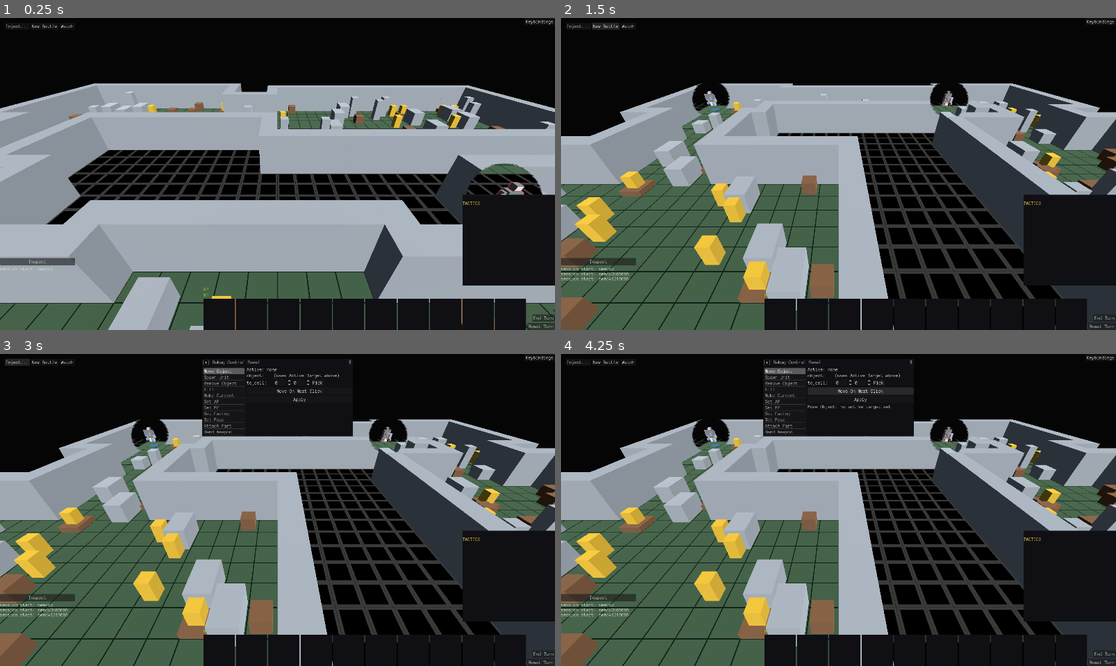
Above: before the commit, frames 1-4 (two rows, left to right).
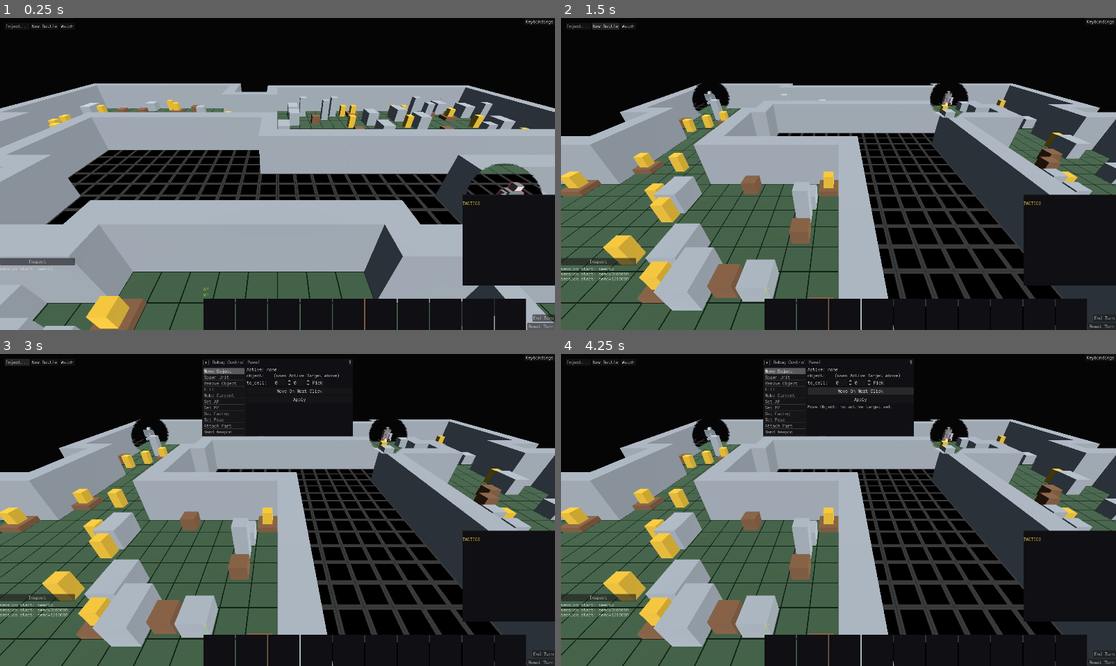
Above: after the commit, the same moments.

Repository: NotUserFriendly/HulkBreakers
Game: Godot game, scene res://src/view/battle_scene.tscn
Two runs of this game, one before a commit and one after it. Both use one fixed random seed, a clock stepped at 60 frames per second and the inputs below.
Inputs:
- Up to frame 1 (0.25 s): no input
- Up to frame 2 (1.5 s): click "New Battle" at 0.5 s; click "New Battle" at 1.25 s
- Up to frame 3 (3 s): click "Inspect" at 2 s; click "Inject..." at 2.75 s
- Up to frame 4 (4.25 s): click "Move On Next Click" at 3.5 s

The runs differ from the first frame. In frame 1, 6.6% of the frame differs, in the area x 0-100%, y 23-100%; in frame 2, 16%, in the area x 0-100%, y 24-100%; in frame 3, 16%; in frame 4, 16%.

Commit message:
Taskblock 37 Pass D (2/2): MapGen authors real levels
Raises a seeded fraction (RAISED_ROOM_PROBABILITY, flagged/tunable) of
carved rooms by one level, then connects each to the surrounding
ground-level network with exactly one RAMP tile -- "since climbing is
capability-gated and most units lack it, ramps are what make a raised
area generally reachable" (docs/PLAN.md). No deliberate climb-only
pockets are authored this pass.

Two real connectivity bugs found and fixed while making this hold
across many seeds, both pre-existing safety-net gaps this pass exposed
rather than introduced:

- _ensure_spawns_connected's emergency fallback force-opens a corridor
  via _set_open but never reset Grid.level -- if its forced path
  crossed a raised room, that crossing stayed climb-gated and the
  "fix" fixed nothing. _set_open now flattens level back to 0 too.
- _connect_with_a_ramp's ring-scan accepted any OPEN-terrain neighbor,
  but raising a room changes only its LEVEL, never its terrain -- a
  neighbor that was actually part of a DIFFERENT already-raised room
  still read as plain OPEN, so a ramp could bridge two level-1 areas
  together instead of connecting down to real ground. Now requires
  the candidate to be genuinely below RAISED_ROOM_LEVEL.

Even with both fixes, a single point-of-failure ramp is fragile:
_scatter_cover runs after ramp placement and can land cover squarely on
the one ordinary corridor tile leading into a room's ramp, sealing the
whole room behind it (the ramp tile itself can never be covered --
_scatter_cover only ever sees OPEN cells). New _repair_stranded_elevation
is the general safety net: flood from a real anchor with a non-climbing
Pathfinder (any unit without CLIMBER's own posture) and flatten any
OPEN cell it can't reach back to level 0 -- "ramps couldn't fix it"
becomes "don't raise it after all," never a silently broken island.
Runs after cover scatter specifically, since that's the failure mode
the first pass (right after _author_levels) can't see coming.

test_full_mission.gd's own seed re-picked (12369 -> 12373), same
established precedent this file already documents multiple times over
(cover blocking movement, wider corridors, AI LOF/flee changes, new
parts) -- MapGen authoring real elevation reshuffles the generated
layout outright, and no AI here can climb yet.

Diff:
--- a/src/logic/map_gen.gd
+++ b/src/logic/map_gen.gd
@@ -42,6 +42,12 @@
 const BARREL_PALLET_MAX_BARRELS: int = 4
 
 const SPAWN_ZONE_SIZE: int = 2
+## taskblock-37 Pass D: "MapGen authors real levels... ramps are what make
+## a raised area generally reachable" (docs/PLAN.md) — a flagged, tunable
+## fraction of carved rooms, not a design decision. One raised level only
+## (deep towers are a later authoring concern, not this pass's).
+const RAISED_ROOM_PROBABILITY: float = 0.35
+const RAISED_ROOM_LEVEL: int = 1
 
 
 static func generate(map_seed: int, width: int, rows: int) -> Grid:
@@ -58,7 +64,17 @@
 	var rooms: Array[Rect2i] = []
 	_split_and_carve(grid, Rect2i(Vector2i.ZERO, Vector2i(width, rows)), rng, rooms)
 
+	_author_levels(grid, rooms, rng)
+
 	_scatter_cover(grid, rng)
+
+	# taskblock-37 Pass D: repairs AFTER cover scatter, not before — a
+	# scattered blocker can land squarely on a raised room's own single
+	# ramp APPROACH (the ramp tile itself is never coverable, but the
+	# ordinary corridor cell leading into it still can be), sealing off
+	# the whole room with no redundant route. Checking before cover exists
+	# would miss exactly this failure mode.
+	_repair_stranded_elevation(grid, rooms)
 
 	var spawn_cells: Array = _place_spawn_zones(grid, rooms)
 	_ensure_spawns_connected(grid, spawn_cells[0], spawn_cells[1], rng)
@@ -146,6 +162,91 @@
 	return room.position + room.size / 2
 
 
+## taskblock-37 Pass D: raises a seeded subset of the already-carved rooms
+## by one level, then guarantees each is generally reachable — "since
+## climbing is capability-gated and most units lack it, ramps are what
+## make a raised area generally reachable" (docs/PLAN.md). Runs before
+## `_scatter_cover` so a scattered blocker never lands on the ramp cell
+## this stamps (`_scatter_cover` only ever sees plain `OPEN` cells, same
+## "runs before, sees only what's already there" posture spawn zones use).
+## `generate()` runs its own `_repair_stranded_elevation` pass AFTER cover
+## scatter too — see that function's own doc comment for why one pass
+## right here isn't enough on its own.
+static func _author_levels(grid: Grid, rooms: Array[Rect2i], rng: RandomNumberGenerator) -> void:
+	for room: Rect2i in rooms:
+		if rng.randf() >= RAISED_ROOM_PROBABILITY:
+			continue
+		for y in range(room.position.y, room.position.y + room.size.y):
+			for x in range(room.position.x, room.position.x + room.size.x):
+				grid.set_level(Vector2i(x, y), RAISED_ROOM_LEVEL)
+		_connect_with_a_ramp(grid, room)
+
+
+## General safety net, not another hand-chased special case: a raised
+## room's single ramp can still leave something stranded in topologies
+## `_connect_with_a_ramp` doesn't anticipate — a wide (`CORRIDOR_WIDTH_MIN`-
+## `_MAX`) corridor connecting two OTHER rooms happens to cross this one's
+## rect and gets raised right along with it, two raised rooms share their
+## only real ground-level neighbor and each leaves the other stranded, or
+## (the reason `generate()` calls this AFTER `_scatter_cover`, not just
+## once right after `_author_levels`) a scattered blocker lands on the
+## ordinary corridor cell leading into a room's own single ramp, sealing
+## the whole room behind it. Rather than chase every such shape by hand,
+## flood from a real anchor point with a non-climbing `Pathfinder` (the
+## same posture any unit without `CLIMBER` always has) and flatten any
+## `OPEN` cell it can't reach back to level 0 — "ramps couldn't fix it"
+## becomes "don't raise it after all," never a silently broken island.
+static func _repair_stranded_elevation(grid: Grid, rooms: Array[Rect2i]) -> void:
+	@warning_ignore("integer_division")
+	var anchor: Vector2i = rooms[0].position + rooms[0].size / 2
+	var pf := Pathfinder.new(grid, {Enums.TerrainType.WALL: -1.0})
+	var reachable: Array[Vector2i] = pf.reachable(anchor, INF)
+	var reachable_set: Dictionary = {}
+	for cell: Vector2i in reachable:
+		reachable_set[cell] = true
+	for y in range(grid.rows):
+		for x in range(grid.width):
+			var cell := Vector2i(x, y)
+			if grid.get_terrain(cell) == Enums.TerrainType.OPEN and not reachable_set.has(cell):
+				grid.set_level(cell, 0)
+
+
+## The first already-OPEN, genuinely LOWER-level cell in the ring
+## immediately surrounding `room` becomes a RAMP, its own `Grid.level` left
+## untouched (a ramp's level is authored at its LOWER endpoint, docs/
+## PLAN.md's own settled height model) — BSP corridor-carving already
+## guarantees every room borders at least one other open cell at ground
+## level, so this always finds one. One ramp is enough to make the whole
+## room generally reachable without climbing; the rest of its border can
+## stay a real, unramped ledge.
+##
+## Requires `get_level(cell) < RAISED_ROOM_LEVEL`, not just `OPEN` terrain
+## — raising a room changes its own cells' LEVEL only, never their
+## terrain, so an adjacent cell that's actually part of a DIFFERENT,
+## already-raised room still reads as plain `OPEN` too. Ramping a border
+## cell against one of those bridges two level-1 areas together instead
+## of connecting down to real ground level, silently stranding both rooms
+## from spawn even though each one technically "has a ramp."
+static func _connect_with_a_ramp(grid: Grid, room: Rect2i) -> void:
+	for y in range(room.position.y - 1, room.position.y + room.size.y + 1):
+		for x in range(room.position.x - 1, room.position.x + room.size.x + 1):
+			var cell := Vector2i(x, y)
+			var inside_room: bool = (
+				x >= room.position.x
+				and x < room.position.x + room.size.x
+				and y >= room.position.y
+				and y < room.position.y + room.size.y
+			)
+			if inside_room or not grid.in_bounds(cell):
+				continue
+			if grid.get_terrain(cell) != Enums.TerrainType.OPEN:
+				continue
+			if grid.get_level(cell) >= RAISED_ROOM_LEVEL:
+				continue
+			grid.set_terrain(cell, Enums.TerrainType.RAMP)
+			return
+
+
 static func _carve_corridor(
 	grid: Grid, a: Vector2i, b: Vector2i, rng: RandomNumberGenerator
 ) -> void:
@@ -184,12 +285,21 @@
 ## open but leaving a blocker sitting in it would still leave that "fix"
 ## corridor impassable (`Pathfinder.move_cost` now checks `blockers`
 ## too), defeating the whole safety net.
+## taskblock-37 Pass D: also flattens `Grid.level` back to 0 — a no-op
+## during the normal carve (nothing has been raised yet; `_author_levels`
+## runs after `_split_and_carve` finishes), but load-bearing for the SAME
+## forced-corridor fallback, which runs AFTER levels are authored: forcing
+## a cell open while leaving its level raised would leave the "fix"
+## corridor climb-gated at whatever raised room it happened to cross,
+## defeating the whole safety net exactly the same way an un-cleared
+## blocker would.
 static func _set_open(grid: Grid, cell: Vector2i) -> void:
 	if not grid.in_bounds(cell):
 		return
 	grid.set_terrain(cell, Enums.TerrainType.OPEN)
 	grid.set_opacity(cell, 0.0)
 	grid.blockers.erase(cell)
+	grid.set_level(cell, 0)
 
 
 ## taskblock-16 Pass B: cover used to be a single synthetic, permanent,
--- a/test/integration/test_full_mission.gd
+++ b/test/integration/test_full_mission.gd
@@ -74,7 +74,20 @@
 ## resolution (the world moved)" scenario entirely — never a stale
 ## queued action to abort against. Re-picked by the same brute-force
 ## search over nearby seeds: 12369.
-const SEED := 12369
+##
+## taskblock-37 Pass D: re-picked once more, same reason again — `MapGen`
+## now authors real elevation (docs/PLAN.md), which reshapes the
+## generated layout outright, the same "adding real content reshuffles a
+## fixed seed's whole draw sequence" pattern this file's own header
+## already documents for cover, corridor width, and part-pool composition
+## changes. No AI here can climb yet (`Shell.can_climb()` requires a
+## `CLIMBER` tag nothing authors — taskblock-37's own scope fence), so a
+## seed whose map happens to gate the objective or extraction zone behind
+## an unramped ledge would genuinely strand the mission; not this pass's
+## job to fix (Pass E's own view/legibility work, and any future AI climb
+## integration, are separate). Re-picked by the same brute-force search
+## over nearby seeds: 12373.
+const SEED := 12373
 const WIDTH := 24
 const HEIGHT := 16
 const TURN_CAP := 400
--- a/test/unit/logic/test_map_gen.gd
+++ b/test/unit/logic/test_map_gen.gd
@@ -36,15 +36,99 @@
 	)
 
 
-## taskblock-36 Pass D: "a fresh MapGen map is entirely level 0" —
-## `MapGen` writes 0 everywhere (it doesn't write anything at all;
-## `Grid.level`'s own default fill already is 0), the deliberately inert
-## half of this pass's own acceptance.
-func test_a_fresh_generated_map_is_entirely_level_zero() -> void:
-	var grid: Grid = MapGen.generate(42, WIDTH, HEIGHT)
+## taskblock-36 Pass D's own acceptance test claimed "a fresh MapGen map is
+## entirely level 0" — deliberately false as of taskblock-37 Pass D, which
+## exists specifically to make `MapGen` author real elevation (docs/PLAN.md
+## "MapGen authors real levels... until now it writes 0 everywhere").
+## Replaced by the two things that must hold now instead: a generated map
+## genuinely contains more than one level somewhere (across a spread of
+## seeds — `RAISED_ROOM_PROBABILITY` is seeded per room, not guaranteed on
+## any single one), and every raised area a real non-climbing unit could
+## need to reach is actually ramp-reachable from spawn, not silently
+## stranded.
+func test_a_generated_map_contains_more_than_one_level() -> void:
+	var found_a_raised_cell := false
+	for map_seed in range(SEED_COUNT):
+		var grid: Grid = MapGen.generate(map_seed, WIDTH, HEIGHT)
+		for y in range(grid.rows):
+			for x in range(grid.width):
+				if grid.get_level(Vector2i(x, y)) > 0:
+					found_a_raised_cell = true
+					break
+			if found_a_raised_cell:
+				break
+		if found_a_raised_cell:
+			break
+	assert_true(
+		found_a_raised_cell, "at least one of %d seeds must produce real elevation" % SEED_COUNT
+	)
+
+
+## Every raised region as a whole (not every individual raised CELL —
+## scattered cover, exactly like it can on any ordinary room, can still
+## legitimately wall off an isolated tile or two inside one; that's the
+## same pre-existing "cover blocks movement" contract every other cell on
+## the map is already held to, not a claim about ramps at all) must have
+## at least one entry point reachable from spawn_a through a non-climbing
+## Pathfinder — "since climbing is capability-gated and most units lack
+## it, ramps are what make a raised area generally reachable" (docs/
+## PLAN.md). `MapGen` doesn't author any deliberate climb-only pocket, so
+## every raised region found here is expected to connect.
+func test_every_raised_area_is_ramp_reachable_across_many_seeds() -> void:
+	for map_seed in range(SEED_COUNT):
+		var grid: Grid = MapGen.generate(map_seed, WIDTH, HEIGHT)
+		var spawn_a: Array[Vector2i] = _find_cells(grid, Enums.TerrainType.SPAWN_A)
+		var pf := Pathfinder.new(grid, {Enums.TerrainType.WALL: -1.0})
+		var reachable: Array[Vector2i] = pf.reachable(spawn_a[0], 9999.0)
+		var reachable_set: Dictionary = {}
+		for cell: Vector2i in reachable:
+			reachable_set[cell] = true
+
+		for region: Array[Vector2i] in _raised_regions(grid):
+			var region_reachable := false
+			for cell: Vector2i in region:
+				if reachable_set.has(cell):
+					region_reachable = true
+					break
+			assert_true(
+				region_reachable,
+				(
+					"seed %d: raised region at %s must have SOME ramp-reachable entry point"
+					% [map_seed, region[0]]
+				)
+			)
+
+
+## Every level>0 cell grouped into 4-connected components — one entry per
+## physically contiguous raised region, regardless of how MapGen happened
+## to carve the rooms that produced it.
+func _raised_regions(grid: Grid) -> Array:
+	var seen: Dictionary = {}
+	var regions: Array = []
 	for y in range(grid.rows):
 		for x in range(grid.width):
-			assert_eq(grid.get_level(Vector2i(x, y)), 0)
+			var start := Vector2i(x, y)
+			if grid.get_level(start) <= 0 or seen.has(start):
+				continue
+			var region: Array[Vector2i] = []
+			var frontier: Array[Vector2i] = [start]
+			seen[start] = true
+			while not frontier.is_empty():
+				var cell: Vector2i = frontier.pop_back()
+				region.append(cell)
+				for offset: Vector2i in [
+					Vector2i(1, 0), Vector2i(-1, 0), Vector2i(0, 1), Vector2i(0, -1)
+				]:
+					var neighbor: Vector2i = cell + offset
+					if (
+						grid.in_bounds(neighbor)
+						and grid.get_level(neighbor) > 0
+						and not seen.has(neighbor)
+					):
+						seen[neighbor] = true
+						frontier.append(neighbor)
+			regions.append(region)
+	return regions
 
 
 func test_generate_is_seed_deterministic() -> void:
--- a/test/unit/logic/test_multi_level_geometry.gd
+++ b/test/unit/logic/test_multi_level_geometry.gd
@@ -78,3 +78,45 @@
 			top_face = region
 	assert_not_null(top_face, "an elevated shooter aiming down must produce a real top-face region")
 	assert_gt(top_face.rect.size.x, 0.0, "the top face must have real screen width")
+
+
+## taskblock-37 Pass D: "a shot from higher ground resolves against more
+## of the target than the same shot from level" (docs/PLAN.md) — "no
+## special cover or LoS rules," this must fall out of the SAME
+## `ShotPlane.build` geometry tb36 already proved, read back and counted
+## rather than trusted. A shooter at level 0 aiming dead ahead sees only
+## the target's front face; the same target, seen from height, adds its
+## top face too — genuinely MORE of the target's own surface enters the
+## plane, never authored as a bonus.
+func test_a_shot_from_higher_ground_resolves_against_more_of_the_target() -> void:
+	var flat_grid := Grid.new(10, 10)
+	var flat_shooter := _box_unit(&"shooter_torso", Vector2i(0, 0))
+	var flat_target := _box_unit(&"target_torso", Vector2i(0, 5))
+	var flat_state := CombatState.new(flat_grid, [flat_shooter, flat_target])
+	var flat_muzzle: Vector3 = UnitGeometry.muzzle_point(flat_shooter, flat_shooter.shell.root)
+	var flat_plane: Array[Region] = ShotPlane.build(flat_muzzle, Vector3(0.0, 0.0, 1.0), flat_state)
+	var flat_target_regions: int = 0
+	for region: Region in flat_plane:
+		if region.body == flat_target:
+			flat_target_regions += 1
+
+	var raised_grid := Grid.new(10, 10)
+	raised_grid.set_level(Vector2i(0, 0), 4)
+	var raised_shooter := _box_unit(&"shooter_torso", Vector2i(0, 0))
+	var raised_target := _box_unit(&"target_torso", Vector2i(0, 5))
+	var raised_state := CombatState.new(raised_grid, [raised_shooter, raised_target])
+	var raised_muzzle: Vector3 = UnitGeometry.muzzle_point(
+		raised_shooter, raised_shooter.shell.root
+	)
+	var raised_dir := Vector3(0.0, -0.95, 0.312).normalized()
+	var raised_plane: Array[Region] = ShotPlane.build(raised_muzzle, raised_dir, raised_state)
+	var raised_target_regions: int = 0
+	for region: Region in raised_plane:
+		if region.body == raised_target:
+			raised_target_regions += 1
+
+	assert_gt(
+		raised_target_regions,
+		flat_target_regions,
+		"a shooter looking down from height must see more of the target's surface than one at level"
+	)
